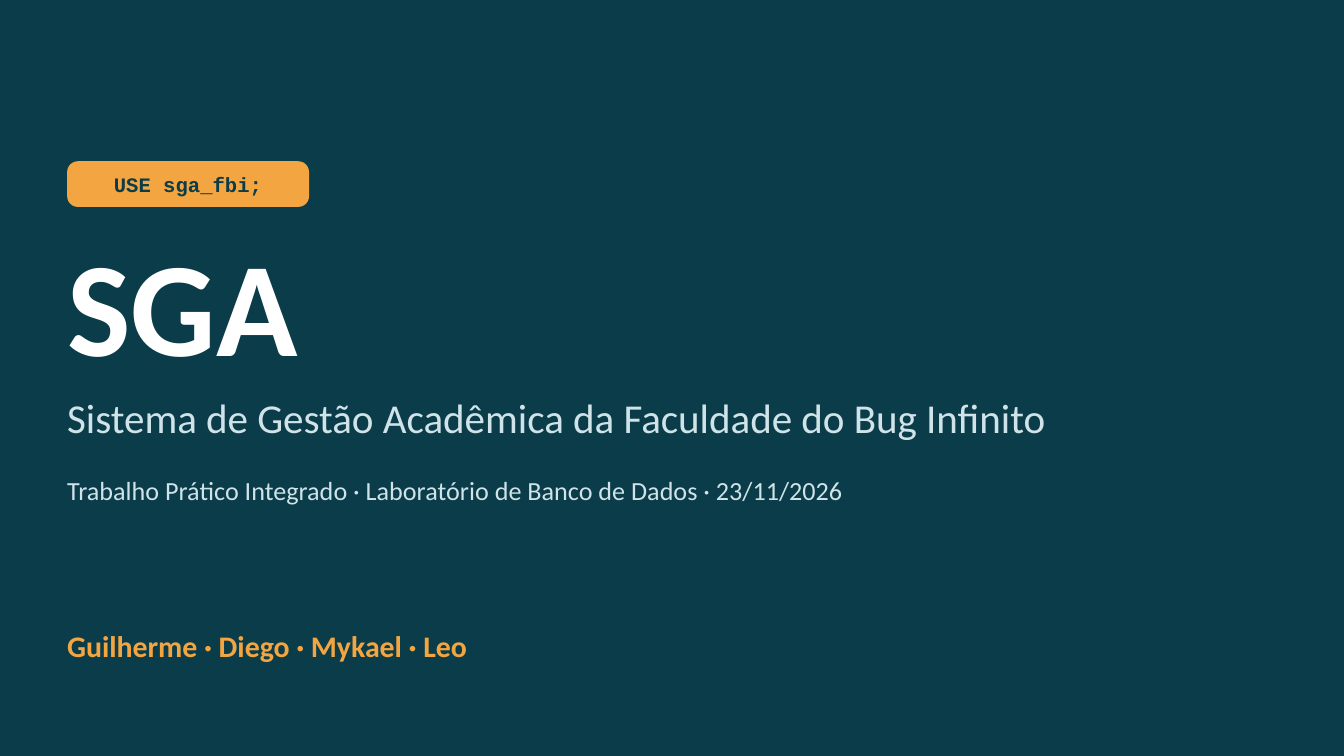
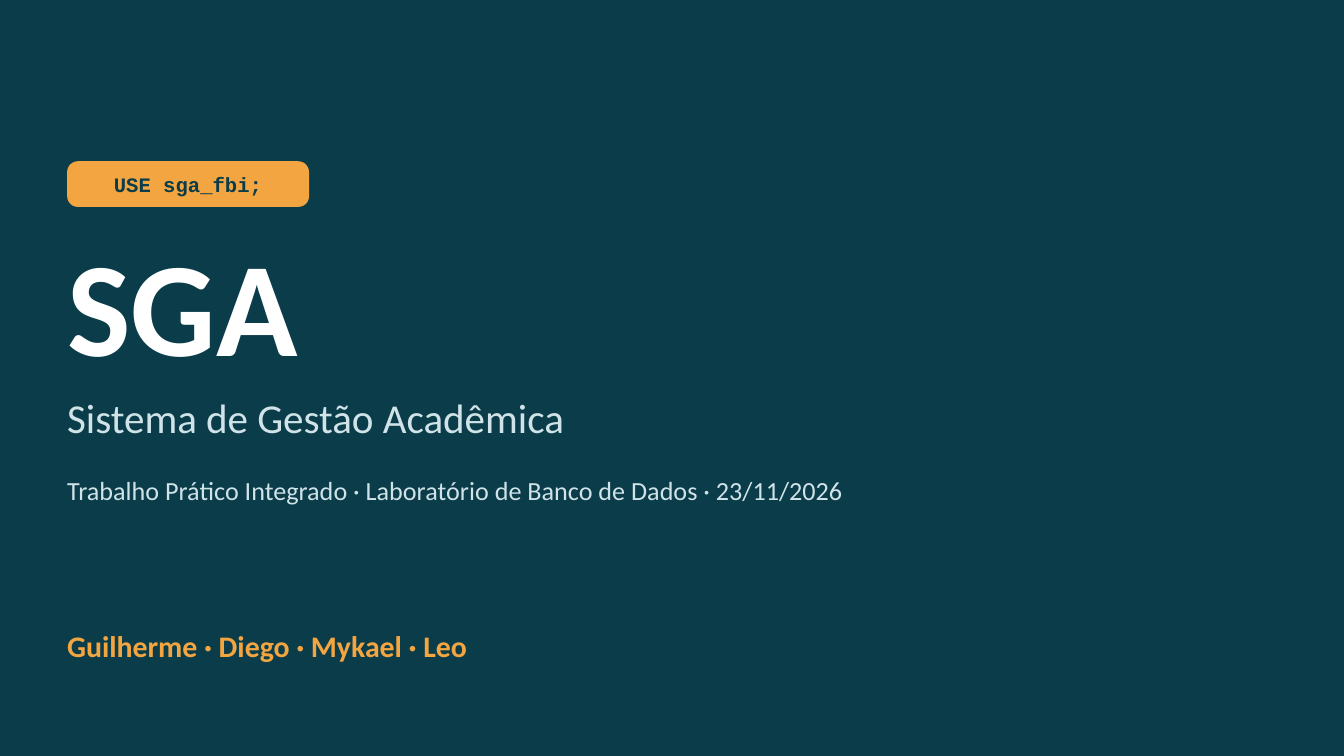
Before and after one commit to Diego-sfrr/AtividadeAvaliativaPOO, a slide deck: slide 1 of apresentacao/SGA_apresentacao.pptx. Drawn at 1344x756 pixels with LibreOffice and Linux fonts; fonts in the diff are those of the drawing. Boxes give left, top, right and bottom in pixels: in the first picture for what was removed or moved away, otherwise in the second. Text is boxed around its words. In the diff, an @@ line names an element or a change of style, - is before the commit and + after.

```diff
--- a/apresentacao/SGA_apresentacao.pptx
+++ b/apresentacao/SGA_apresentacao.pptx
@@ text at (67,404,564,434): text changed @@
-Sistema de Gestão Acadêmica da Faculdade do Bug Infinito
+Sistema de Gestão Acadêmica
```
Also in this commit, not shown: 9 other slides changed, 5 slides added, 2 slides removed, 4 other files.
